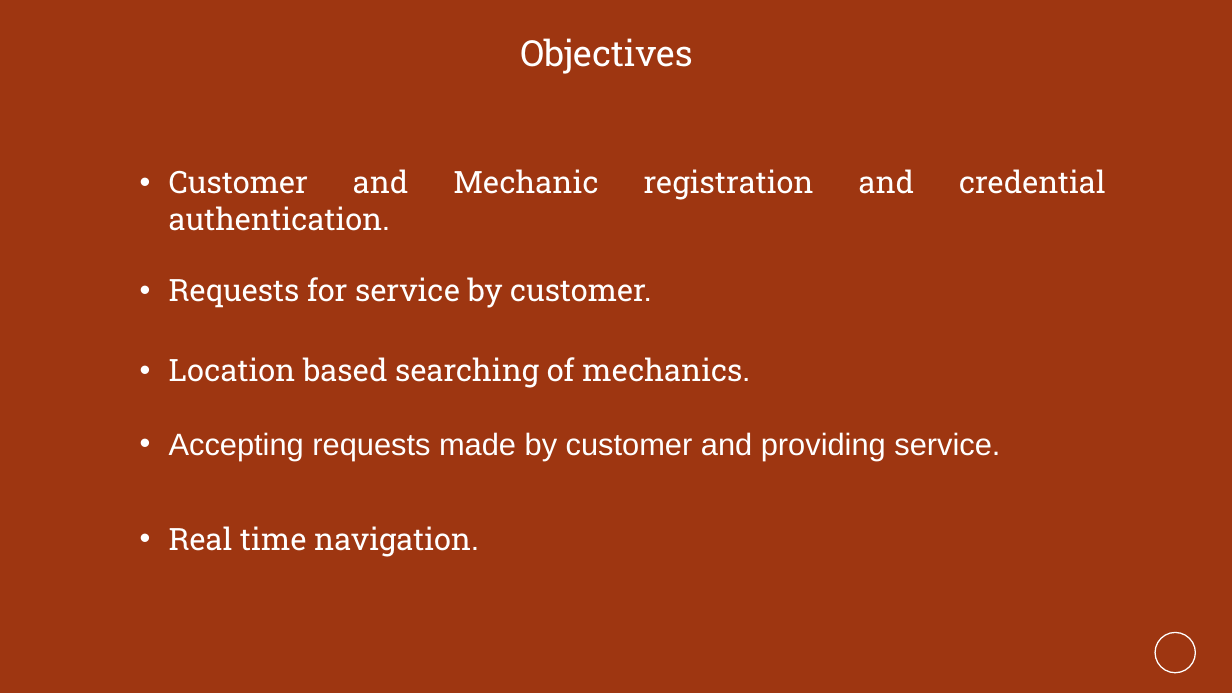
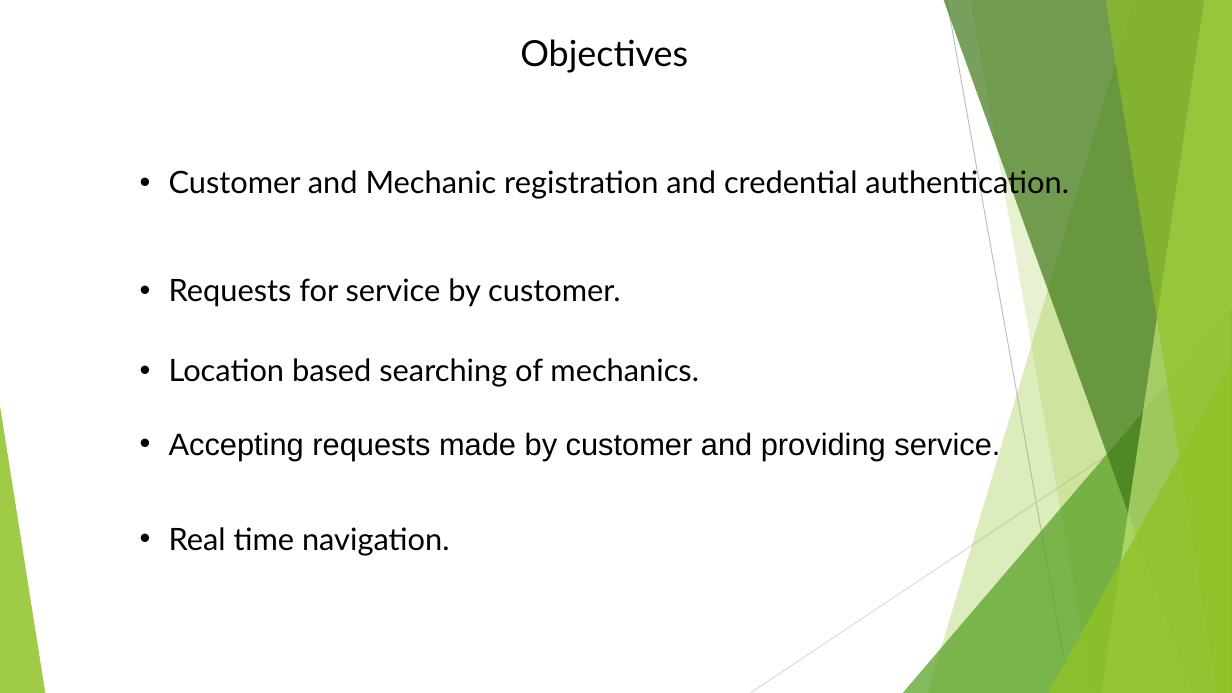
Before and after one commit to sameer-59/ReportContent, a slide deck: slide 3 of On Road PPT.pptx. Drawn at 1232x693 pixels with LibreOffice and Linux fonts; fonts in the diff are those of the drawing; background and template pictures are left out. Boxes give left, top, right and bottom in pixels: in the first picture for what was removed or moved away, otherwise in the second. Text is boxed around its words. In the diff, an @@ line names an element or a change of style, - is before the commit and + after.

```diff
--- a/On Road PPT.pptx
+++ b/On Road PPT.pptx
@@ background #9E3611 to #FFFFFF @@
@@ text "Accepting requests made by customer ..." at <box>169,432,1000,461</box>: text colour #FFFFFF to #000000 @@
@@ group added at <box>0,0,1232,693</box>: 5 freeform shapes, 3 triangles, 2 lines @@
@@ font Roboto Slab to Lato, text colour #FFFFFF to #000000 in 5 elements at <box>520,39,688,73</box>, <box>169,167,1069,200</box>, <box>169,278,621,307</box>, <box>169,358,699,387</box>, <box>169,527,449,556</box> @@
@@ ellipse removed at <box>1155,632,1196,673</box> @@
```
Also in this commit, not shown: 2 other slides changed, 8 slides added.
